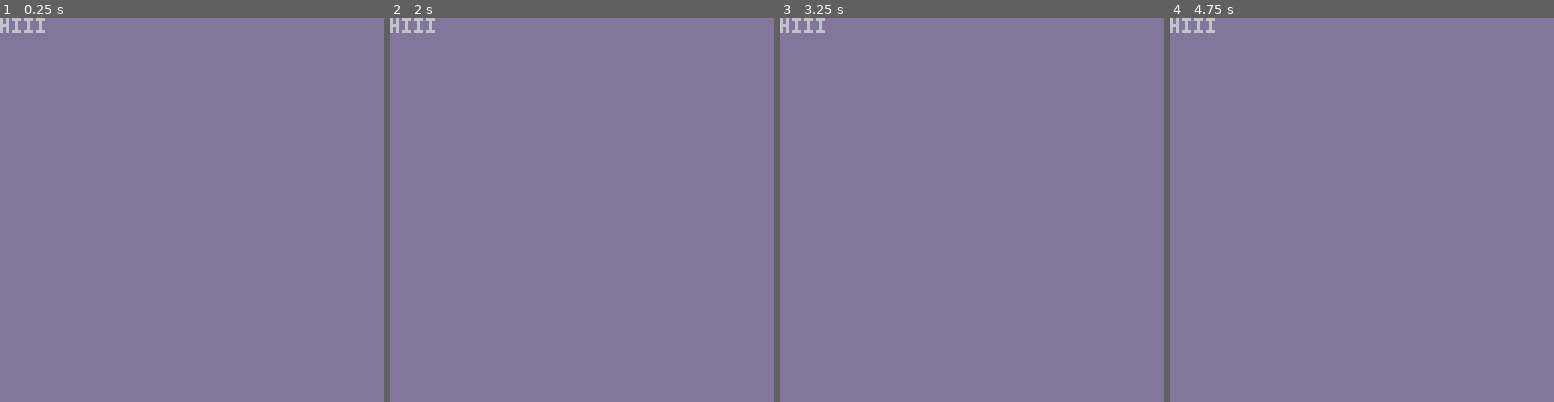
Above: before the commit, frames 1-4 (left to right).
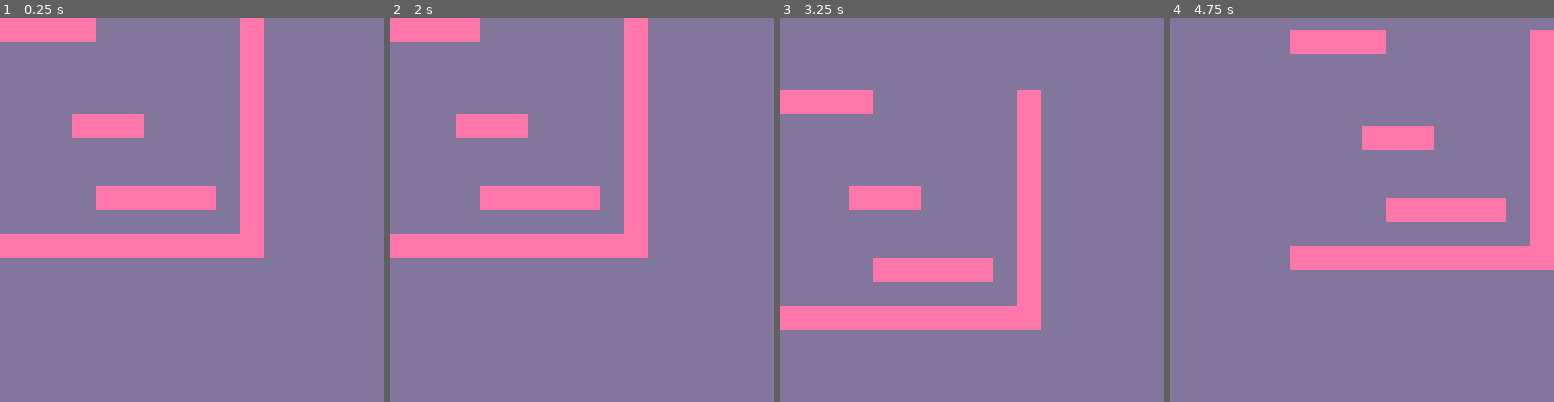
Above: after the commit, the same moments.

Repository: nucleartide/airship-prototype
Game: PICO-8 cartridge carts/flappy_airship.p8
The game is run twice, just before and just after one commit, with the same random seed, the same clock (stepped at 60 frames per second) and the same inputs.
Inputs:
- Up to frame 1 (0.25 s): no input
- Up to frame 2 (2 s): hold Left from 1.97 s (still down)
- Up to frame 3 (3.25 s): release Left at 2.37 s; hold Down 2.42-2.82 s; hold Right from 2.87 s (still down)
- Up to frame 4 (4.75 s): release Right at 3.53 s; hold Up 3.58-4.08 s; hold Right 4.13-4.53 s; hold Down from 4.58 s (still down)

The runs differ from the first frame. In frame 1, 12% of the frame differs, in the area x 0-69%, y 0-63%; in frame 2, 12%; in frame 3, 13%; in frame 4, 13%, in the area x 0-100%, y 0-66%.

Commit message:
add initial airship

Diff:
--- a/carts/flappy_airship.p8
+++ b/carts/flappy_airship.p8
@@ -31,35 +31,63 @@
 
 function game()
   return {
+    airship = airship(0, 0, 10, 9)
   }
 end
 
 function game_update(g)
+  g.airship = airship_update(g.airship)
   return g
 end
 
 function game_draw(g)
   cls(13)
-  print('hiii')
+  airship_draw(g.airship)
+  -- todo: parallax scrolling
 end
 
 --
 -- tile entity.
 --
 
-function tile(x, y, w, h, c)
-  return {
-    bounds = bounds(x, y, w, h),
-    col = c,
-  }
+function airship(cel_x, cel_y, cel_x2, cel_y2)
+  local a  = {}
+  a.pos    = vec2()
+  a.cel_x  = cel_x
+  a.cel_y  = cel_y
+  a.cel_x2 = cel_x2
+  a.cel_y2 = cel_y2
+  a.bounds = bounds(a)
+  return a
 end
 
-function tile_update(t)
-  return t
+-- cell to world coordinates
+function airship_bounds(a)
+  return a.cel_x*8, a.cel_y*8, (a.cel_x2+1)*8-1, (a.cel_y2+1)*8-1
 end
 
-function tile_draw(t)
-  rectfill(t.bounds.top_left.x, t.bounds.top_left.y, t.bounds.bottom_right.x, t.bounds.bottom_right.y, t.col)
+function airship_update(a)
+  if btn(0) then
+    a.pos.x -= 1
+  end
+
+  if btn(1) then
+    a.pos.x += 1
+  end
+
+  if btn(2) then
+    a.pos.y -= 1
+  end
+
+  if btn(3) then
+    a.pos.y += 1
+  end
+
+  return a
+end
+
+function airship_draw(a)
+  map(a.cel_x, a.cel_y, a.pos.x, a.pos.y, a.cel_x2-a.cel_x+1, a.cel_y2-a.cel_y+1)
 end
 
 --
@@ -68,8 +96,8 @@
 
 function vec2(x, y)
   return {
-    x = x,
-    y = y,
+    x = x or 0,
+    y = y or 0,
   }
 end
 
@@ -77,17 +105,36 @@
 -- bounds util.
 --
 
-function bounds(x, y, w, h)
-  local top_left     = vec2(x,     y)
-  local bottom_right = vec2(x+w-1, y+h-1)
-
-  return {
-    top_left     = top_left,
-    bottom_right = bottom_right,
-  }
+function bounds(entity)
+  return function()
+    local dx = entity.cel_w * 8
+    local dy = entity.cel_h * 8
+    return a.pos.x, a.pos.y, a.pos.x+dx-1, a.pos.y+dy-1
+  end
 end
 
 --[[
+playing with haskell type signatures:
 pset        :: io ()
 game_update :: btn_state -> game -> game
 ]]
+__gfx__
+00000000eeeeeeee0000000000000000000000000000000000000000000000000000000000000000000000000000000000000000000000000000000000000000
+00000000eeeeeeee0000000000000000000000000000000000000000000000000000000000000000000000000000000000000000000000000000000000000000
+00700700eeeeeeee0000000000000000000000000000000000000000000000000000000000000000000000000000000000000000000000000000000000000000
+00077000eeeeeeee0000000000000000000000000000000000000000000000000000000000000000000000000000000000000000000000000000000000000000
+00077000eeeeeeee0000000000000000000000000000000000000000000000000000000000000000000000000000000000000000000000000000000000000000
+00700700eeeeeeee0000000000000000000000000000000000000000000000000000000000000000000000000000000000000000000000000000000000000000
+00000000eeeeeeee0000000000000000000000000000000000000000000000000000000000000000000000000000000000000000000000000000000000000000
+00000000eeeeeeee0000000000000000000000000000000000000000000000000000000000000000000000000000000000000000000000000000000000000000
+__map__
+0101010100000000000001000000000000000000000000000000000000000000000000000000000000000000000000000000000000000000000000000000000000000000000000000000000000000000000000000000000000000000000000000000000000000000000000000000000000000000000000000000000000000000
+0000000000000000000001000000000000000000000000000000000000000000000000000000000000000000000000000000000000000000000000000000000000000000000000000000000000000000000000000000000000000000000000000000000000000000000000000000000000000000000000000000000000000000
+0000000000000000000001000000000000000000000000000000000000000000000000000000000000000000000000000000000000000000000000000000000000000000000000000000000000000000000000000000000000000000000000000000000000000000000000000000000000000000000000000000000000000000
+0000000000000000000001000000000000000000000000000000000000000000000000000000000000000000000000000000000000000000000000000000000000000000000000000000000000000000000000000000000000000000000000000000000000000000000000000000000000000000000000000000000000000000
+0000000101010000000001000000000000000000000000000000000000000000000000000000000000000000000000000000000000000000000000000000000000000000000000000000000000000000000000000000000000000000000000000000000000000000000000000000000000000000000000000000000000000000
+0000000000000000000001000000000000000000000000000000000000000000000000000000000000000000000000000000000000000000000000000000000000000000000000000000000000000000000000000000000000000000000000000000000000000000000000000000000000000000000000000000000000000000
+0000000000000000000001000000000000000000000000000000000000000000000000000000000000000000000000000000000000000000000000000000000000000000000000000000000000000000000000000000000000000000000000000000000000000000000000000000000000000000000000000000000000000000
+0000000001010101010001000000000000000000000000000000000000000000000000000000000000000000000000000000000000000000000000000000000000000000000000000000000000000000000000000000000000000000000000000000000000000000000000000000000000000000000000000000000000000000
+0000000000000000000001000000000000000000000000000000000000000000000000000000000000000000000000000000000000000000000000000000000000000000000000000000000000000000000000000000000000000000000000000000000000000000000000000000000000000000000000000000000000000000
+0101010101010101010101000000000000000000000000000000000000000000000000000000000000000000000000000000000000000000000000000000000000000000000000000000000000000000000000000000000000000000000000000000000000000000000000000000000000000000000000000000000000000000
